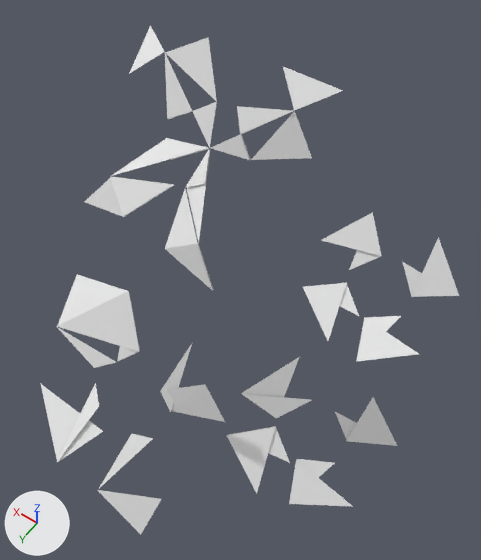
One commit to the OBJ model assets/meshes/flowersShape_354.obj: the scene before it, then after it.
Rendered twice from a camera (50 mm lens) standing at (-0.422, 0.509, 0.863) and looking at (-0.037, -0.031, 0.016). Every picture has the same lights, and +X, +Y and +Z are marked at lower left. The older version comes first. Where no turn or scale is listed for an object, it has been applied to the vertices. Vertices at exactly the same position are counted once.

Objects in the first picture: 'flowersShape_354'.
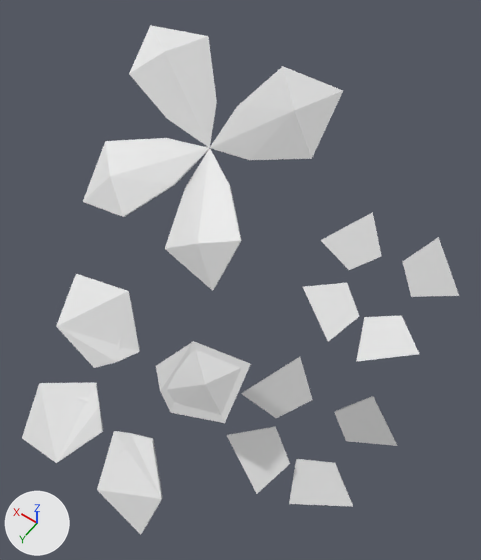
Pixel boxes (x1, y1, x2, y2) of what changed, in the pictures (481 x 560 px):
'flowersShape_354', reshaped
    before: (40, 25, 459, 535)
    after: (22, 25, 459, 535)
part 1 of me_flowersshape_354, built on
    before: (40, 25, 343, 463)
    after: (22, 25, 438, 512)

What changed in the scene script:
```text
Change me_flowersshape_354:
    used by ob_flowersshape_354; location = (0.0, 0.0, 0.0)
    remove me_flowersshape_354.from_pydata(...)  # 126 vertices, 51 faces; spans x -0.369..0.369, y -0.337..0.338, z -0.188..0.214
    add me_flowersshape_354.from_pydata(...)  # 175 vertices, 130 faces; spans x -0.369..0.369, y -0.338..0.338, z -0.188..0.214
    me_flowersshape_354 part 1
    10 faces are deleted
    49 vertices are added at x -0.355..0.369, y -0.338..0.337, z -0.175..0.212
    89 new faces join them
```
